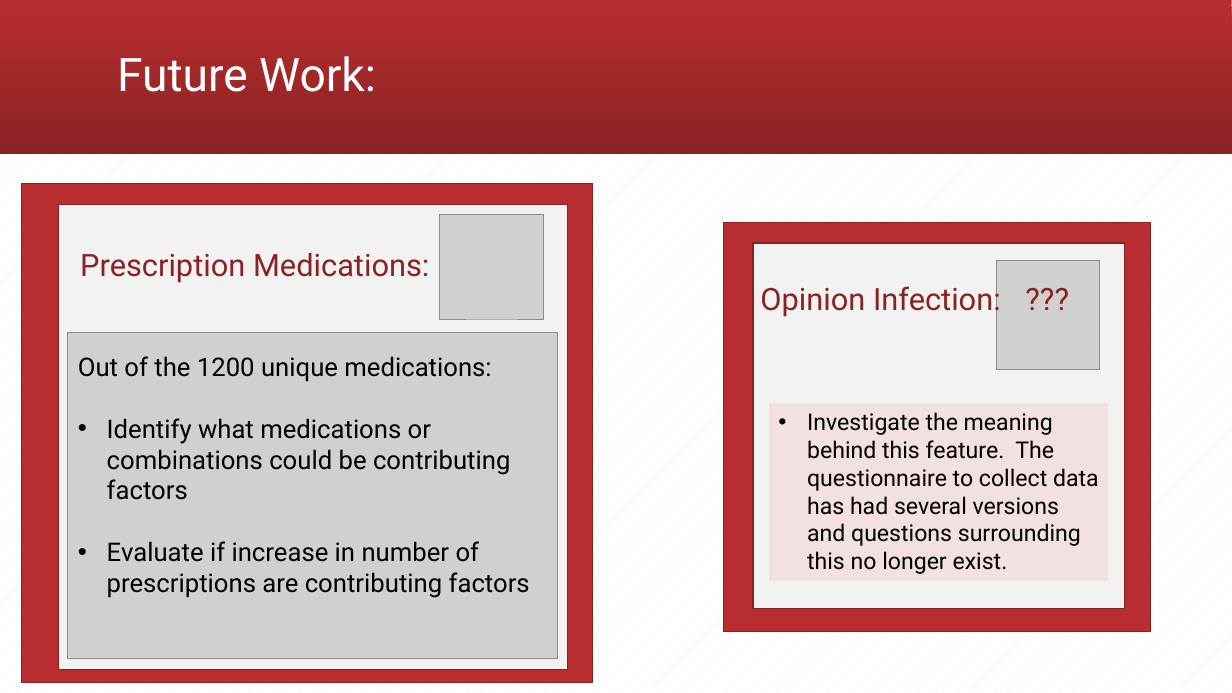
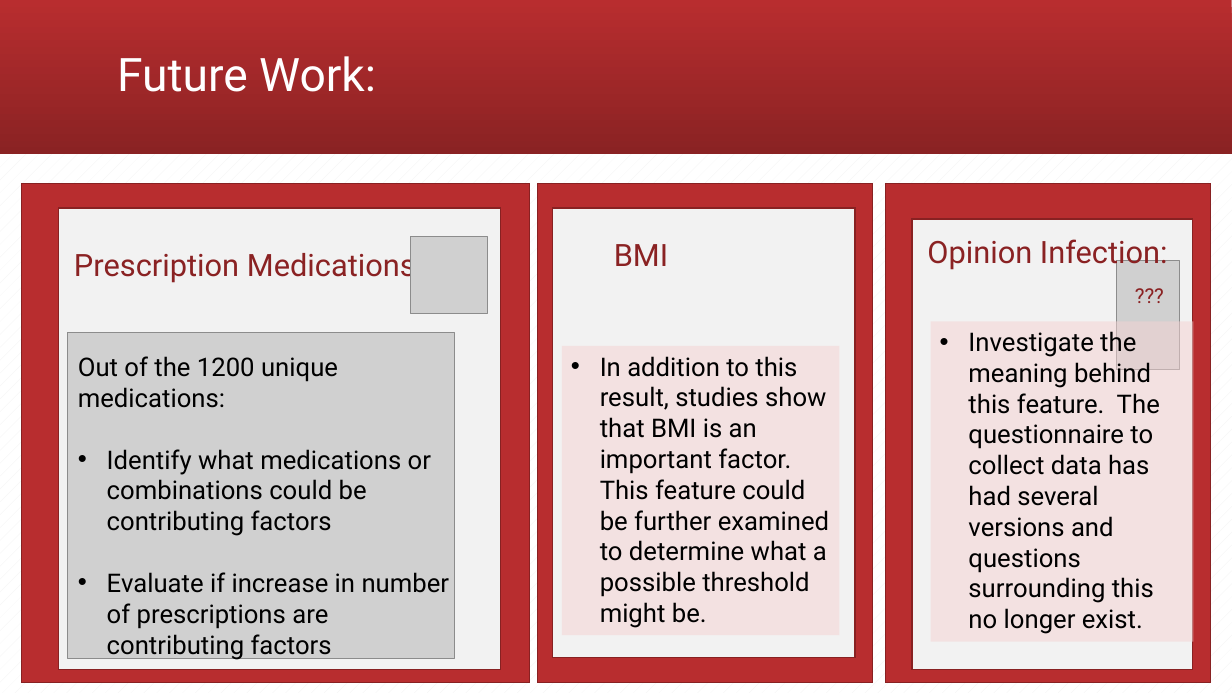
Before and after one commit to andiosika/Binomial-Classification-Ranom-Forest-hyper-imbalance, a slide deck: slide 11 of Covid19Preso.pptx. Drawn at 1232x693 pixels with LibreOffice and Linux fonts; fonts in the diff are those of the drawing; grey boxes stand for pictures. Boxes give left, top, right and bottom in pixels: in the first picture for what was removed or moved away, otherwise in the second. Text is boxed around its words. In the diff, an @@ line names an element or a change of style, - is before the commit and + after.

```diff
--- a/Covid19Preso.pptx
+++ b/Covid19Preso.pptx
@@ rectangle: place and size @@
-rectangle at bbox=[22, 183, 593, 682]
+rectangle at bbox=[22, 183, 531, 682]
@@ rectangle: place and size @@
-rectangle at bbox=[58, 204, 567, 670]
+rectangle at bbox=[58, 208, 501, 670]
@@ rectangle added at bbox=[537, 183, 872, 682], fill #B82D2F, outline #882123 1 pt @@
@@ rectangle added at bbox=[553, 208, 855, 658], fill #F2F2F2, outline #882123 1 pt @@
@@ rectangle: place and size @@
-rectangle at bbox=[724, 223, 1151, 632]
+rectangle at bbox=[885, 183, 1210, 682]
@@ text "Prescription Medications:" rewrapped from bbox=[80, 253, 429, 283] to bbox=[74, 249, 423, 285] @@
@@ picture: place and size @@
-picture at bbox=[440, 214, 544, 319]
+picture at bbox=[410, 237, 487, 313]
@@ rectangle: place and size @@
-rectangle at bbox=[753, 243, 1125, 608]
+rectangle at bbox=[912, 219, 1193, 670]
@@ text "Opinion Infection:": place and size @@
-text "Opinion Infection:" at bbox=[760, 282, 1001, 318]
+text "Opinion Infection:" at bbox=[927, 239, 1168, 272]
@@ text added at bbox=[614, 244, 668, 266], 24 pt, text #8A2223 @@
+BMI
@@ picture: place and size @@
-picture at bbox=[997, 261, 1100, 370]
+picture at bbox=[1116, 261, 1180, 370]
@@ text "???": place and size @@
-text "???" at bbox=[1017, 274, 1116, 321]
+text "???" at bbox=[1126, 279, 1188, 313]
@@ text "???" at bbox=[1126, 279, 1188, 313]: size 24 to 16 pt @@
@@ rectangle "Investigate the meaning behind this ...": place and size @@
-rectangle "Investigate the meaning behind this ..." at bbox=[769, 403, 1108, 580]
+rectangle "Investigate the meaning behind this ..." at bbox=[931, 322, 1194, 642]
@@ rectangle "Investigate the meaning behind this ..." at bbox=[931, 322, 1194, 642]: size 18 to 20 pt @@
@@ picture: place and size @@
-picture at bbox=[68, 333, 558, 659]
+picture at bbox=[68, 333, 455, 659]
@@ text "Out of the 1200 unique ..." rewrapped from bbox=[78, 356, 530, 598] to bbox=[78, 356, 450, 660] @@
@@ rectangle added at bbox=[562, 346, 839, 635], fill #F4D2D2 at 50% opacity, 20 pt, text #000000 @@
+• In addition to this result, studies show that BMI is an important factor. This feature could be further examined to determine what a possible threshold might be.
```
Also in this commit, not shown: 4 other slides changed, 1 slide added, 5 other files.
